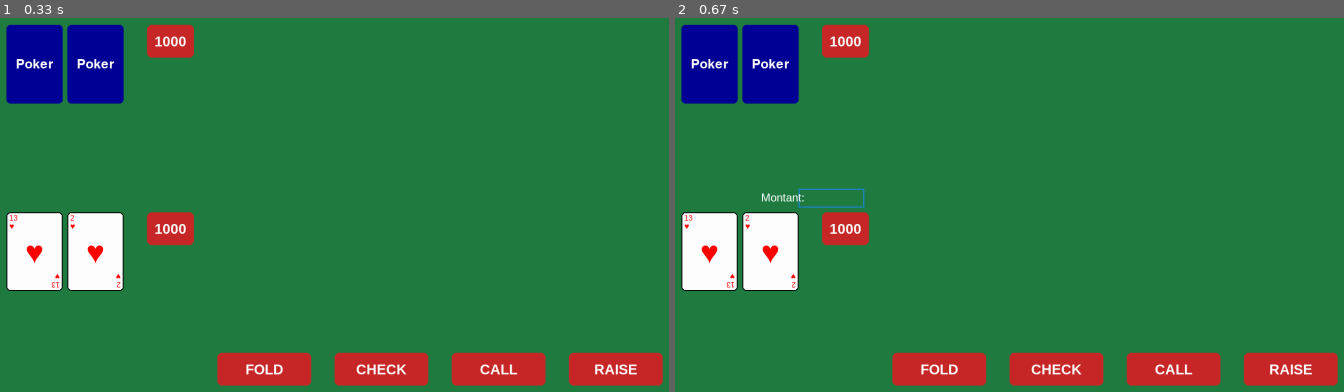
Above: before the commit, frames 1-2 (left to right).
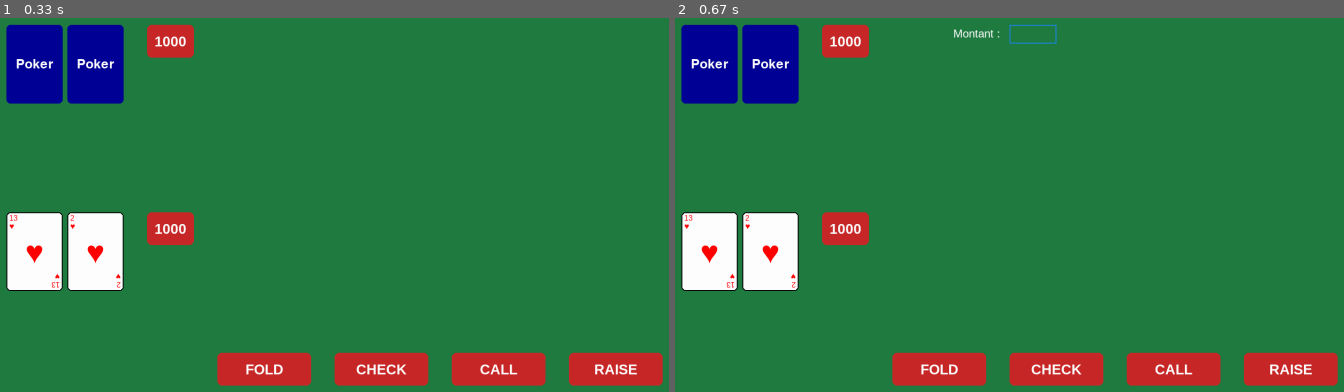
Above: after the commit, the same moments.

Repository: leclercrafael/poker_pygame
Game: pygame game, started from poker/main.py
The game is run twice, just before and just after one commit, with the same random seed, the same clock (stepped at 60 frames per second) and the same inputs.
Inputs:
- Up to frame 1 (0.33 s): no input
- Up to frame 2 (0.67 s): click "RAISE" at 0.38 s

Frame 1 is identical in both runs. In frame 2, 0.4% of the frame differs, in the area x 13-58%, y 1-51%.

Commit message:
changing graphics on raise

Diff:
--- a/poker/main.py
+++ b/poker/main.py
@@ -60,7 +60,7 @@
         self.is_raising = False      # État : sommes-nous en train de saisir une relance ?
         self.raise_input_text = ""   # Le texte en cours de saisie
         # Un rectangle pour la zone de saisie
-        self.raise_input_rect = pygame.Rect(300, 450, 140, 40)
+        self.raise_input_rect = pygame.Rect(750, 100, 100, 40)
         self.color_active = pygame.Color('dodgerblue2')
         self.color_inactive = pygame.Color('lightgray')
         self.input_box_color = self.color_inactive
@@ -156,11 +156,11 @@
                 text_surface = self.small_font.render(self.raise_input_text, True, (255, 255, 255))
 
                 # Affiche le texte (avec un petit padding)
-                self.screen.blit(text_surface, (self.raise_input_rect.x + 5, self.raise_input_rect.y + 5))
+                self.screen.blit(text_surface, (self.raise_input_rect.x + 20, self.raise_input_rect.y + 5))
 
                 # (Optionnel) Affiche un label
-                label = self.small_font.render("Montant:", True, (255, 255, 255))
-                self.screen.blit(label, (self.raise_input_rect.x - 80, self.raise_input_rect.y + 5))
+                label = self.small_font.render("Montant : ", True, (255, 255, 255))
+                self.screen.blit(label, (self.raise_input_rect.x - 120, self.raise_input_rect.y + 5))
 
             # Étape C: MONTRER
             pygame.display.update()
